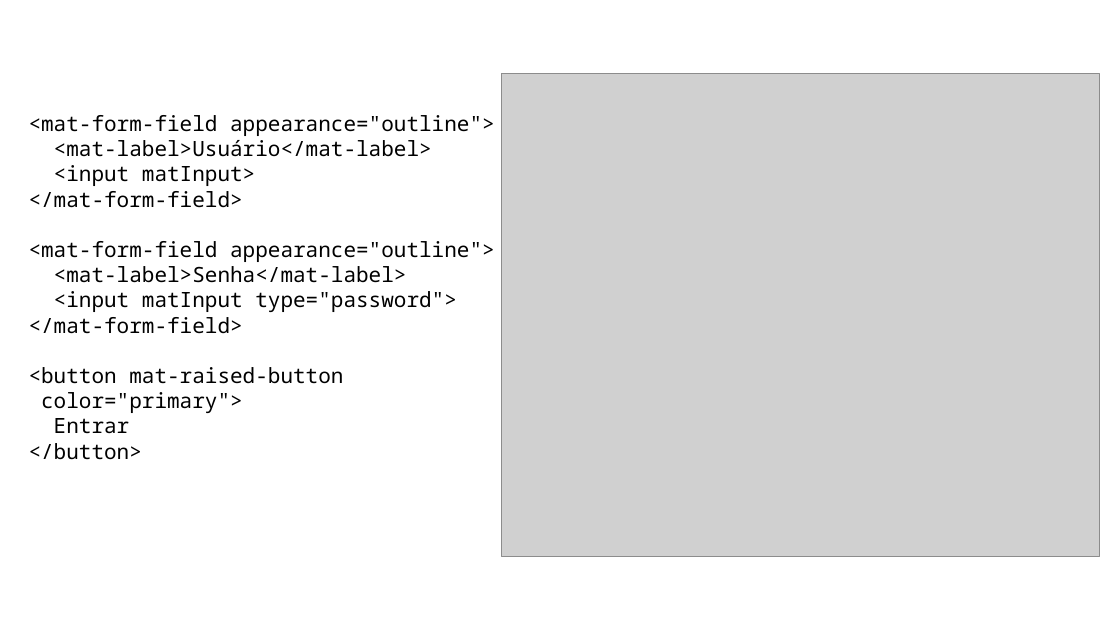
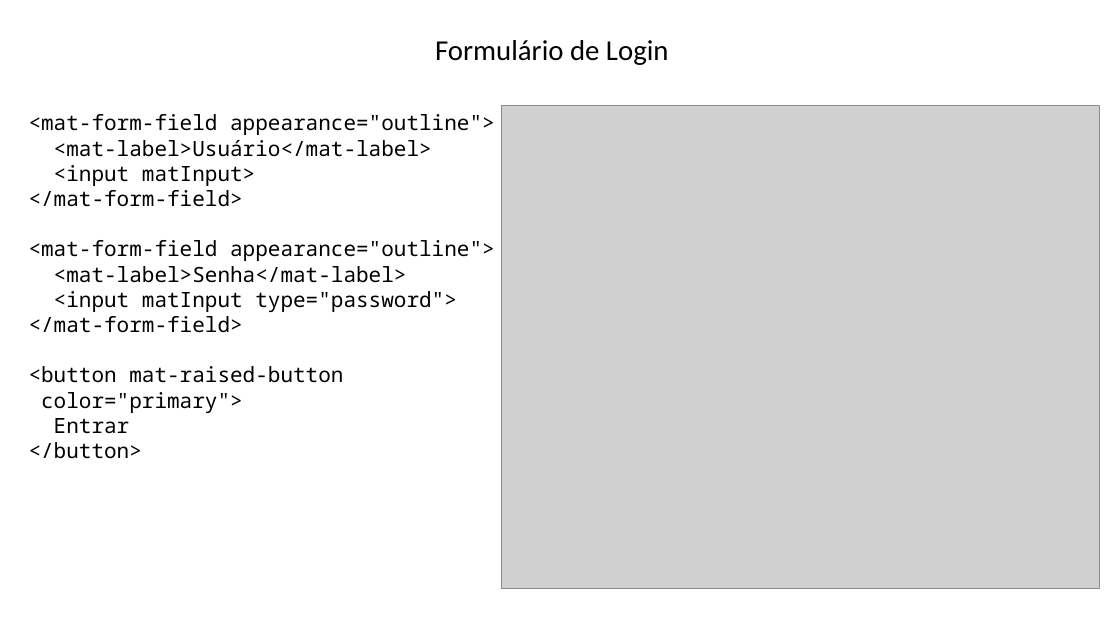
Before and after one commit to eduardoflorence/angular-flex-layout, a slide deck: slide 16 of eduardo-florence-meetup-angular-rio-flex-layout.pptx (slide 15 before the commit). Drawn at 1120x630 pixels with LibreOffice and Linux fonts; fonts in the diff are those of the drawing; grey boxes stand for pictures. Boxes give left, top, right and bottom in pixels: in the first picture for what was removed or moved away, otherwise in the second. Text is boxed around its words. In the diff, an @@ line names an element or a change of style, - is before the commit and + after.

```diff
--- a/eduardo-florence-meetup-angular-rio-flex-layout.pptx
+++ b/eduardo-florence-meetup-angular-rio-flex-layout.pptx
@@ text added at <box>435,40,669,65</box>, 24.8 pt, text #000000 @@
+Formulário de Login
@@ picture: place and size @@
-picture at <box>502,74,1100,557</box>
+picture at <box>502,106,1100,589</box>
```
Also in this commit, not shown: 12 other slides changed, 12 slides added, 2 slides removed, 2 other files.
